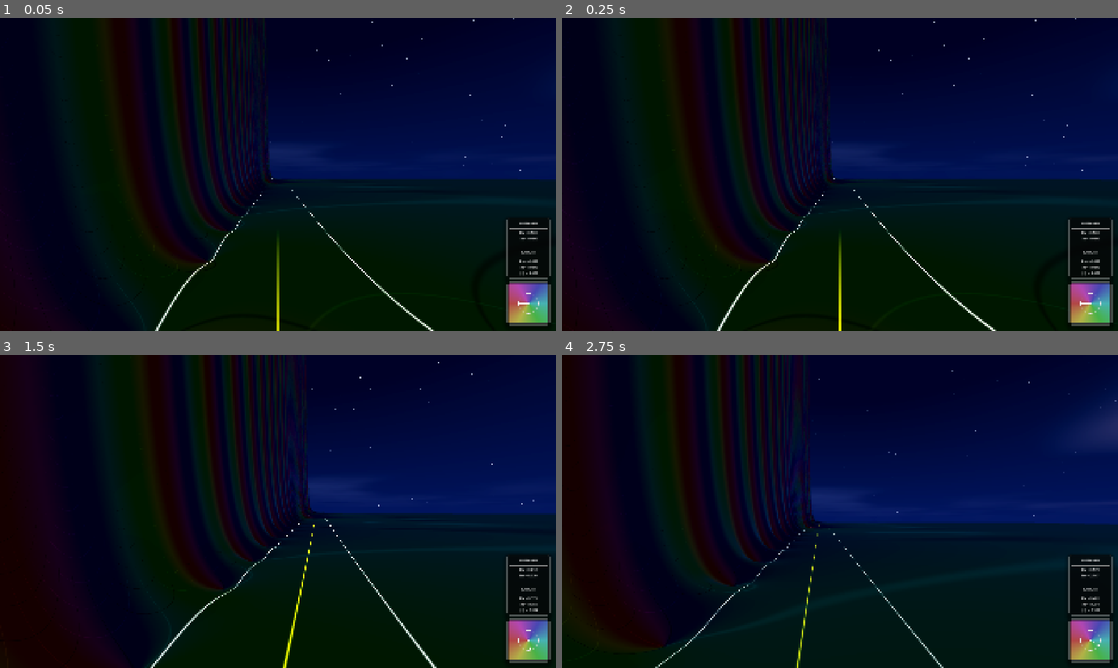
Above: before the commit, frames 1-4 (two rows, left to right).
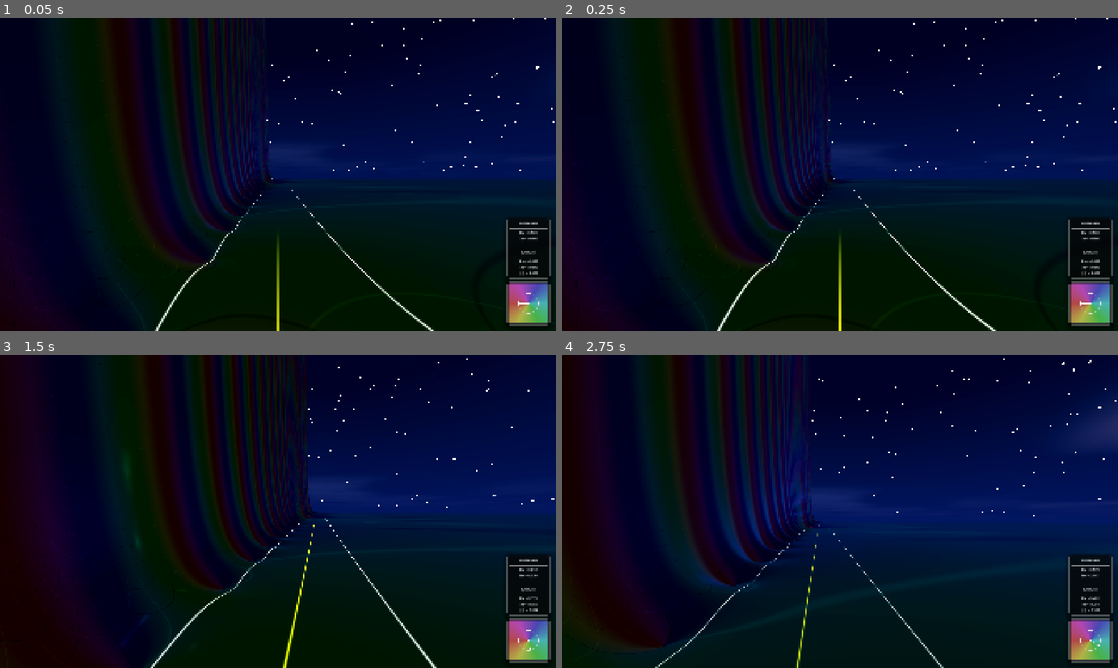
Above: after the commit, the same moments.

Repository: allanino/complex-functions-explorer
Game: Godot game, scene res://scenes/main.tscn
Two runs of this game, one before a commit and one after it. Both use one fixed random seed, a clock stepped at 60 frames per second and the inputs below.
Inputs (mouse positions are in pixels of both pictures, inside the frame that each line leads up to):
- Up to frame 1 (0.05 s): no input
- Up to frame 2 (0.25 s): no input
- Up to frame 3 (1.5 s): tap Enter at 0.5 s; move the mouse to (305, 511) at 0.52 s; hold W (move_forward) from 0.53 s (still down); tap G at 0.6 s; tap Space at 0.77 s; move the mouse to (250, 511) at 1.27 s; tap N at 1.35 s
- Up to frame 4 (2.75 s): keep holding W (move_forward); tap Space at 1.52 s; move the mouse to (851, 505) at 2.02 s; tap C at 2.1 s

The runs differ from the first frame. In frame 1, 0.3% of the frame differs, in the area x 36-100%, y 0-68%; in frame 2, 0.3%; in frame 3, 0.8%; in frame 4, 8.4%, in the area x 11-100%, y 1-98%.

Commit message:
Fix star reflections on metallic terrain
- Corrected normal transformation in `shaders/terrain.gdshader` by converting analytical world-space normals to view space.
- Enhanced terrain reflectivity by setting METALLIC to 1.0 and ROUGHNESS to 0.02.
- Increased star intensity (x50) and size in `shaders/sky.gdshader` to ensure they are bright enough to appear in reflections.

Co-authored-by: allanino <5325241+allanino@users.noreply.github.com>

Diff:
--- a/shaders/sky.gdshader
+++ b/shaders/sky.gdshader
@@ -96,13 +96,13 @@
             float dist = distance(star_dir, normalize(cell_center));
 
             // Very sharp point-like falloff
-            float star = smoothstep(0.0015, 0.0005, dist);
+            float star = smoothstep(0.003, 0.001, dist);
 
             // Random brightness and subtle flicker
             float flicker = 0.8 + 0.2 * sin(TIME * 2.0 + h * 100.0);
             float brightness = fract(h * 10.0);
 
-            final_color += vec3(star * brightness * flicker * night_factor);
+            final_color += vec3(star * brightness * flicker * night_factor * 50.0);
         }
     }
 
--- a/shaders/terrain.gdshader
+++ b/shaders/terrain.gdshader
@@ -87,7 +87,7 @@
 
     VERTEX = local_pos;
     world_pos = (MODEL_MATRIX * vec4(local_pos, 1.0)).xyz;
-    NORMAL = (MODEL_NORMAL_MATRIX * v_normal);
+    NORMAL = (VIEW_MATRIX * vec4(v_normal, 0.0)).xyz;
 }
 
 void fragment() {
@@ -173,7 +173,7 @@
     }
 
 
-    ALBEDO = base * 0.15;
+    ALBEDO = base * 0.4;
     vec3 final_emission = base * 0.1;
 
     // Only apply the lines rendering for zeta (at x = 0, x = 5.0, x = 10.0)
@@ -208,8 +208,8 @@
     }
 
         EMISSION = final_emission;
-        ROUGHNESS = 0.1;
-        METALLIC = 0.7;
+        ROUGHNESS = 0.02;
+        METALLIC = 1.0;
         SPECULAR = 0.1;
     }
 }
